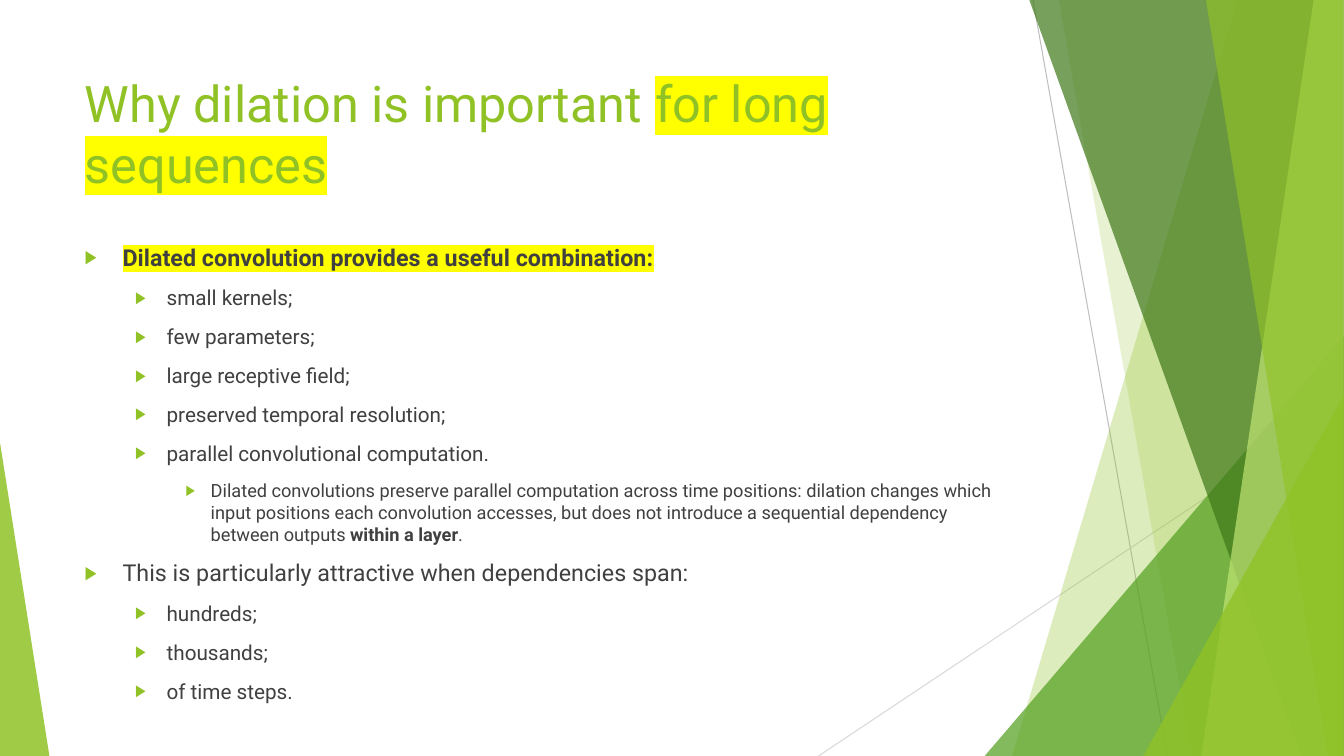
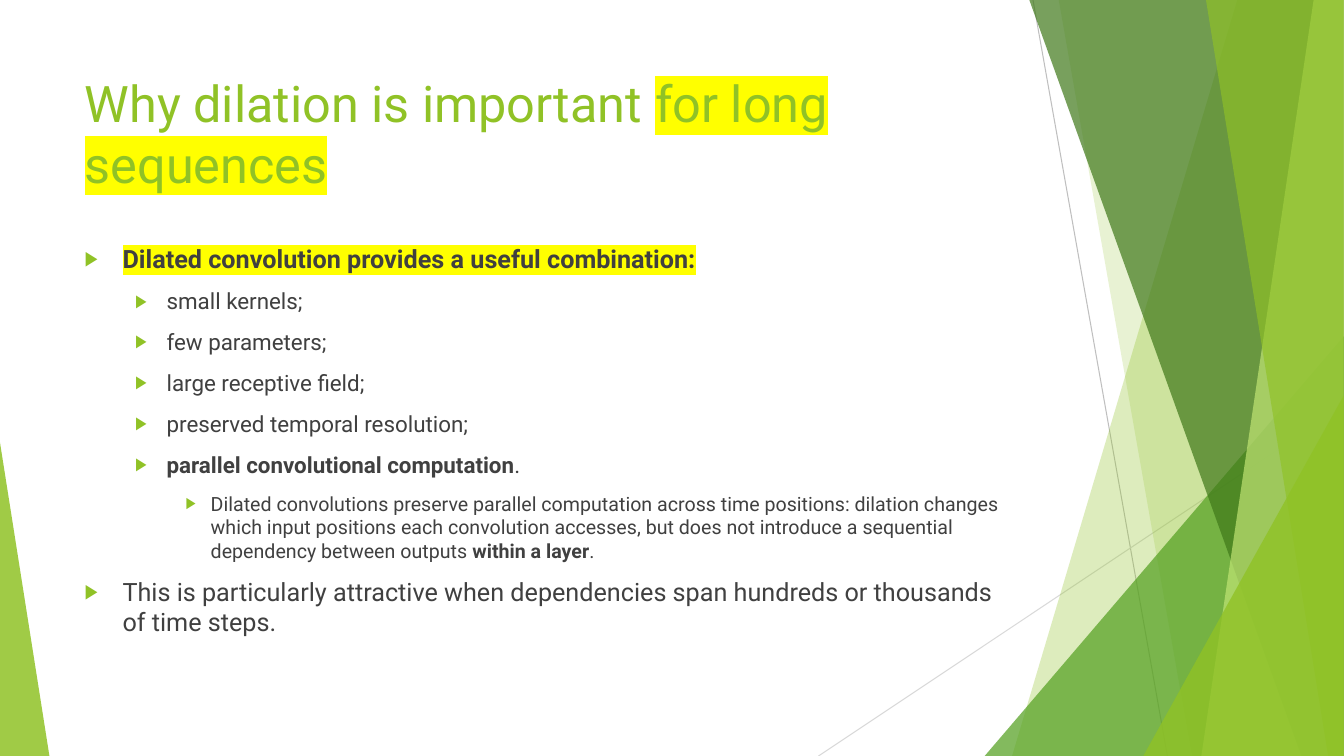
Before and after one commit to FranzGH/timeseries, a slide deck: slide 167 of Slides/05 CNNs.pptx. Drawn at 1344x756 pixels with LibreOffice and Linux fonts; fonts in the diff are those of the drawing. Boxes give left, top, right and bottom in pixels: in the first picture for what was removed or moved away, otherwise in the second. Text is boxed around its words. In the diff, an @@ line names an element or a change of style, - is before the commit and + after.

```diff
--- a/Slides/05 CNNs.pptx
+++ b/Slides/05 CNNs.pptx
@@ text at box(123, 249, 998, 562): size 16.6 to 18 pt in "Dilated convolution provides a useful combination:"; size 14.8 to 16 pt in "small kernels;", "few parameters;", "large receptive field;", "preserved temporal resolution;" and 1 more places; bold on in "parallel convolutional computation."; size 12.9 to 14 pt in "Dilated convolutions preserve parallel computation across ti ..." @@
@@ text at box(123, 582, 992, 636): text changed; size 16.6 to 18 pt @@
-▶ This is particularly attractive when dependencies span:
-  ▶ hundreds;
-  ▶ thousands;
-  ▶ of time steps.
+▶ This is particularly attractive when dependencies span hundreds or thousands of time steps.
```
Also in this commit, not shown: 90 other slides changed.
